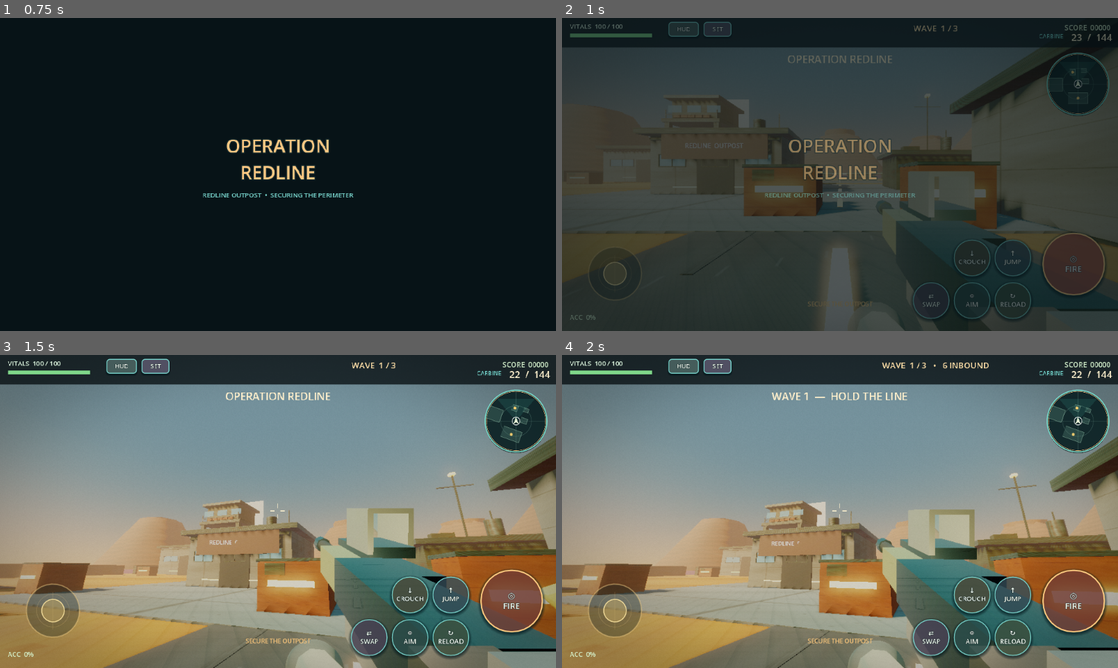
Above: before the commit, frames 1-4 (two rows, left to right).
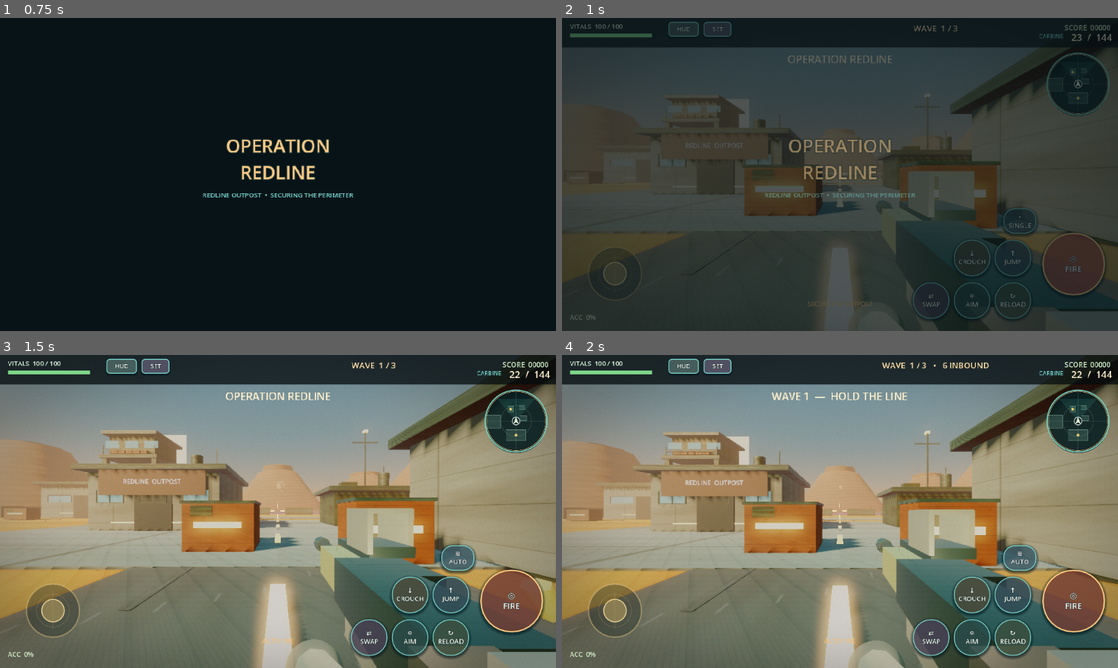
Above: after the commit, the same moments.

Repository: black-glass-dev/2D-Game
Game: Godot game, scene res://scenes/Main.tscn
Two runs of this game, one before a commit and one after it. Both use one fixed random seed, a clock stepped at 60 frames per second and the inputs below.
Inputs (mouse positions are in pixels of both pictures, inside the frame that each line leads up to):
- Up to frame 1 (0.75 s): click "◎ FIRE" at 0.5 s
- Up to frame 2 (1 s): no input
- Up to frame 3 (1.5 s): click (455, 558) at 1.25 s, where only the run after the commit has a clickable "• SINGLE"
- Up to frame 4 (2 s): no input

Frame 1 is identical in both runs. In frame 2, 0.4% of the frame differs, in the area x 31-87%, y 19-71%; in frame 3, 55%, in the area x 0-100%, y 1-100%; in frame 4, 55%.
Error in both runs: Invalid assignment of property or key 'modulate' with value of type 'Color' on a base object of type 'MeshInstance3D'. (res://scripts/weapon_effects.gd:219)

Commit message:
feat: add mobile auto fire and fixed quality tiers
Co-authored-by: arena-agent <297053741+arena-agent@users.noreply.github.com>

Diff:
--- a/scripts/game_settings.gd
+++ b/scripts/game_settings.gd
@@ -5,11 +5,16 @@
 ## layout resets never discard gameplay/preferences.
 const SETTINGS_FILE := "user://operation_redline_settings.cfg"
 const QUALITY_TIERS := ["AUTO", "LOW", "MEDIUM", "HIGH", "ULTRA"]
+const FIRE_MODES := ["SINGLE", "AUTO"]
 
 var look_sensitivity := 1.0
 var aim_assist := true
 var screen_effects := true
 var quality_tier := "AUTO"
+# SINGLE preserves the original tap-to-fire mobile behaviour. AUTO is opt-in
+# and only changes how a held FIRE touch is sampled; weapon ammo/damage remain
+# entirely owned by the existing rifle/pistol scripts.
+var fire_mode := "SINGLE"
 
 func load_from_disk() -> void:
 	var config := ConfigFile.new()
@@ -20,6 +25,8 @@
 	screen_effects = bool(config.get_value("settings", "screen_effects", true))
 	var saved_tier := str(config.get_value("settings", "quality_tier", "AUTO")).to_upper()
 	quality_tier = saved_tier if saved_tier in QUALITY_TIERS else "AUTO"
+	var saved_fire_mode := str(config.get_value("settings", "fire_mode", "SINGLE")).to_upper()
+	fire_mode = saved_fire_mode if saved_fire_mode in FIRE_MODES else "SINGLE"
 
 func save_to_disk() -> void:
 	var config := ConfigFile.new()
@@ -27,11 +34,18 @@
 	config.set_value("settings", "aim_assist", aim_assist)
 	config.set_value("settings", "screen_effects", screen_effects)
 	config.set_value("settings", "quality_tier", quality_tier)
+	config.set_value("settings", "fire_mode", fire_mode)
 	config.save(SETTINGS_FILE)
 
 func cycle_quality_tier() -> void:
 	var current := QUALITY_TIERS.find(quality_tier)
 	quality_tier = QUALITY_TIERS[(current + 1) % QUALITY_TIERS.size()]
+
+func toggle_fire_mode() -> void:
+	fire_mode = "AUTO" if fire_mode == "SINGLE" else "SINGLE"
+
+func uses_adaptive_quality() -> bool:
+	return quality_tier == "AUTO"
 
 func resolved_quality_tier() -> String:
 	if quality_tier != "AUTO":
--- a/scripts/main.gd
+++ b/scripts/main.gd
@@ -7,7 +7,7 @@
 	Vector3(47, 0.15, 3), Vector3(-48, 0.15, 3)
 ]
 const HUD_LAYOUT_FILE := "user://operation_redline_hud.cfg"
-const HUD_KEYS := ["joystick", "fire", "aim", "reload", "jump", "crouch", "swap", "minimap"]
+const HUD_KEYS := ["joystick", "fire", "fire_mode", "aim", "reload", "jump", "crouch", "swap", "minimap"]
 const ADS_GLASS_SHADER := preload("res://assets/shaders/ads_glass.gdshader")
 
 var player: OutpostPlayer
@@ -45,6 +45,8 @@
 var aim_button: Button
 var reload_button: Button
 var fire_button: Button
+var fire_mode_button: Button
+var mobile_fire_held := false
 var jump_button: Button
 var crouch_button: Button
 var swap_button: Button
@@ -73,7 +75,7 @@
 	WorldBuilder.build(self)
 	performance_governor = PerformanceGovernor.new()
 	add_child(performance_governor)
-	performance_governor.configure(self, settings.resolved_quality_tier())
+	performance_governor.configure(self, settings.resolved_quality_tier(), settings.uses_adaptive_quality())
 	player = OutpostPlayer.new()
 	player.position = PLAYER_SPAWN
 	add_child(player)
@@ -125,7 +127,10 @@
 		# Android maps every screen press to a mouse click on some devices. Restrict
 		# desktop auto-fire to non-mobile platforms so only the FIRE control shoots.
 		var desktop_mouse := not OS.has_feature("mobile")
-		if desktop_mouse and Input.is_mouse_button_pressed(MOUSE_BUTTON_LEFT):
+		# Desktop retains its existing held-mouse automatic path. On mobile, the
+		# default SINGLE mode fires once per tap; AUTO samples the same held FIRE
+		# button every frame and weapon cooldowns remain the rate authority.
+		if (desktop_mouse and Input.is_mouse_button_pressed(MOUSE_BUTTON_LEFT)) or (settings.fire_mode == "AUTO" and mobile_fire_held):
 			_fire()
 		_set_aim_state(touch_aim or (desktop_mouse and Input.is_mouse_button_pressed(MOUSE_BUTTON_RIGHT)))
 	_update_respawn(delta)
@@ -174,6 +179,23 @@
 	if active_weapon.has_method("try_fire") and active_weapon.try_fire(player.camera):
 		shots += 1
 		_update_accuracy()
+
+func _on_mobile_fire_down() -> void:
+	mobile_fire_held = true
+	# Both modes answer immediately. AUTO continues on _process while the touch
+	# remains held; SINGLE deliberately stops after this one existing shot.
+	_fire()
+
+func _on_mobile_fire_up() -> void:
+	mobile_fire_held = false
+
+func _toggle_fire_mode() -> void:
+	settings.toggle_fire_mode()
+	mobile_fire_held = false
+	if fire_mode_button != null:
+		fire_mode_button.text = _button_display_text(settings.fire_mode)
+	_set_status("AUTO FIRE" if settings.fire_mode == "AUTO" else "SINGLE FIRE")
+	settings.save_to_disk()
 
 func _update_movement_stick(direction: Vector2, active: bool) -> void:
 	if movement_stick != null:
@@ -503,12 +525,16 @@
 	# First-launch action controls are compact, circular and deliberately spaced
 	# as a right-thumb cluster. Saved player layouts retain their own dimensions.
 	fire_button = _button("FIRE", Vector2.ZERO, Vector2(144, 144), Control.PRESET_TOP_LEFT, Color("a94f3f"), controls_root)
+	fire_mode_button = _button(settings.fire_mode, Vector2.ZERO, Vector2(76, 54), Control.PRESET_TOP_LEFT, Color("45616a"), controls_root)
+	fire_mode_button.name = "Fire mode selector"
 	reload_button = _button("RELOAD", Vector2.ZERO, Vector2(84, 84), Control.PRESET_TOP_LEFT, Color("596b4e"), controls_root)
 	aim_button = _button("AIM", Vector2.ZERO, Vector2(84, 84), Control.PRESET_TOP_LEFT, Color("3d6661"), controls_root)
 	jump_button = _button("JUMP", Vector2.ZERO, Vector2(84, 84), Control.PRESET_TOP_LEFT, Color("4a6370"), controls_root)
 	crouch_button = _button("CROUCH", Vector2.ZERO, Vector2(84, 84), Control.PRESET_TOP_LEFT, Color("6e5f43"), controls_root)
 	swap_button = _button("SWAP", Vector2.ZERO, Vector2(84, 84), Control.PRESET_TOP_LEFT, Color("67556f"), controls_root)
-	fire_button.button_down.connect(_fire)
+	fire_button.button_down.connect(_on_mobile_fire_down)
+	fire_button.button_up.connect(_on_mobile_fire_up)
+	fire_mode_button.pressed.connect(_toggle_fire_mode)
 	reload_button.pressed.connect(_reload_active_weapon)
 	aim_button.pressed.connect(_toggle_aim)
 	jump_button.button_down.connect(_on_jump_button_down)
@@ -518,6 +544,7 @@
 	adjustable_controls = {
 		"joystick": movement_stick,
 		"fire": fire_button,
+		"fire_mode": fire_mode_button,
 		"aim": aim_button,
 		"reload": reload_button,
 		"jump": jump_button,
@@ -699,15 +726,20 @@
 	if pistol != null:
 		pistol.set_aim_assist_enabled(settings.aim_assist)
 		pistol.set_effects_enabled(settings.screen_effects)
+	if fire_mode_button != null:
+		fire_mode_button.text = _button_display_text(settings.fire_mode)
 	if performance_governor != null:
 		performance_governor.set_effects_requested(settings.screen_effects)
-		performance_governor.set_quality_tier(settings.resolved_quality_tier())
+		# LOW/MEDIUM/HIGH/ULTRA are fixed, player-selected presentation tiers.
+		# Only AUTO may invoke the governor's temporary pressure fallback.
+		performance_governor.set_quality_tier(settings.resolved_quality_tier(), settings.uses_adaptive_quality())
 	_update_settings_summary()
 
 func _update_settings_summary() -> void:
 	if settings_summary != null:
 		var active_tier := performance_governor.display_tier() if performance_governor != null else settings.resolved_quality_tier()
-		settings_summary.text = "LOOK  %.0f%%   •   ASSIST  %s   •   EFFECTS  %s\nQUALITY  %s → %s" % [settings.look_sensitivity * 100.0, "ON" if settings.aim_assist else "OFF", "ON" if settings.screen_effects else "OFF", settings.quality_tier, active_tier]
+		var quality_line := "QUALITY  %s  --  %s" % [settings.quality_tier, active_tier]
+		settings_summary.text = "LOOK  %.0f%%   •   ASSIST  %s   •   EFFECTS  %s\n%s" % [settings.look_sensitivity * 100.0, "ON" if settings.aim_assist else "OFF", "ON" if settings.screen_effects else "OFF", quality_line]
 
 func _build_hud_editor() -> void:
 	editor_surface = Control.new()
@@ -782,6 +814,9 @@
 	# the device canvas. This removes the former SWAP/CROUCH ambiguity.
 	_set_control_rect("joystick", Vector2(34, screen.y - 220), Vector2(176, 176))
 	_set_control_rect("fire", Vector2(screen.x - 174, screen.y - 226), Vector2(144, 144))
+	# Mode switch occupies the gap above-left of FIRE. It never steals the FIRE
+	# hit target and is persisted like the existing mobile controls.
+	_set_control_rect("fire_mode", Vector2(screen.x - 264, screen.y - 282), Vector2(76, 54))
 	_set_control_rect("aim", Vector2(screen.x - 378, screen.y - 112), Vector2(84, 84))
 	_set_control_rect("reload", Vector2(screen.x - 284, screen.y - 112), Vector2(84, 84))
 	_set_control_rect("jump", Vector2(screen.x - 284, screen.y - 210), Vector2(84, 84))
@@ -1023,6 +1058,10 @@
 		"CROUCH":
 			return "↓\nCROUCH"
 		"SWAP":
-			return "⇄\nSWAP"
+				return "⇄\nSWAP"
+		"SINGLE":
+				return "•\nSINGLE"
+		"AUTO":
+				return "≋\nAUTO"
 		_:
-			return text_value
+				return text_value
--- a/scripts/performance_governor.gd
+++ b/scripts/performance_governor.gd
@@ -1,9 +1,9 @@
 class_name PerformanceGovernor
 extends Node
 
-## Presentation-only adaptive governor. It never changes simulation, controls or
-## waves. Tier defines the initial render budget; sustained pressure can lower
-## 3D scale and expensive lights/shadows after two seconds, then restore safely.
+## Presentation-only governor. Manual LOW/MEDIUM/HIGH/ULTRA selections are
+## locked exactly as selected; only AUTO may reduce presentation after sustained
+## frame pressure. Simulation, controls, waves, damage and ammo are untouched.
 const SAMPLE_INTERVAL := 1.0
 const REDUCE_AFTER := 2.0
 const RESTORE_AFTER := 7.0
@@ -12,34 +12,40 @@
 var effects_requested := true
 var requested_tier := "HIGH"
 var resolved_tier := "HIGH"
+var adaptive_enabled := false
 var adaptive_reduced := false
 var sample_left := SAMPLE_INTERVAL
 var low_fps_time := 0.0
 var high_fps_time := 0.0
 
-func configure(root: Node3D, tier := "HIGH") -> void:
+func configure(root: Node3D, tier := "HIGH", allow_adaptive := false) -> void:
 	world_root = root
 	requested_tier = tier
 	resolved_tier = tier
+	adaptive_enabled = allow_adaptive
 	_apply_presentation()
 
 func set_effects_requested(enabled: bool) -> void:
 	effects_requested = enabled
 	_apply_presentation()
 
-func set_quality_tier(tier: String) -> void:
+func set_quality_tier(tier: String, allow_adaptive := false) -> void:
 	requested_tier = tier
 	resolved_tier = tier
+	adaptive_enabled = allow_adaptive
 	adaptive_reduced = false
 	low_fps_time = 0.0
 	high_fps_time = 0.0
+	sample_left = SAMPLE_INTERVAL
 	_apply_presentation()
 
 func display_tier() -> String:
-	return resolved_tier + (" • ADAPT" if adaptive_reduced else "")
+	if not adaptive_enabled:
+		return resolved_tier
+	return resolved_tier + (" • OPTIMIZING" if adaptive_reduced else " • ADAPTIVE")
 
 func _process(delta: float) -> void:
-	if world_root == null:
+	if world_root == null or not adaptive_enabled:
 		return
 	sample_left -= delta
 	if sample_left > 0.0:
@@ -74,11 +80,13 @@
 		viewport.scaling_3d_scale = _render_scale()
 
 func _render_scale() -> float:
+	# Fixed manual tiers are predictable and visibly distinct. AUTO begins at
+	# the detected tier, then is the only path permitted to shed 3D scale.
 	var scale_by_tier := {
 		"LOW": .68,
-		"MEDIUM": .80,
-		"HIGH": .92,
+		"MEDIUM": .75,
+		"HIGH": .90,
 		"ULTRA": 1.0,
 	}
-	var scale_value := float(scale_by_tier.get(resolved_tier, .92))
-	return maxf(.62, scale_value - (.12 if adaptive_reduced else 0.0))
+	var scale_value := float(scale_by_tier.get(resolved_tier, .90))
+	return maxf(.60, scale_value - (.10 if adaptive_reduced else 0.0))
--- a/scripts/world_builder.gd
+++ b/scripts/world_builder.gd
@@ -48,23 +48,63 @@
 	_build_atmosphere_particles(root)
 
 static func set_presentation_quality(root: Node3D, effects_enabled: bool, adaptive_reduced: bool, quality_tier := "HIGH") -> void:
-	var high_quality := quality_tier == "HIGH" or quality_tier == "ULTRA"
+	# A manual tier is a direct visual contract, not an alias for adaptive mode.
+	# AUTO may call this again with adaptive_reduced=true; LOW/MEDIUM/HIGH/ULTRA
+	# always retain the exact budget selected in the settings panel.
+	var tier := quality_tier.to_upper()
+	var high_quality := tier == "HIGH" or tier == "ULTRA"
+	var ultra_quality := tier == "ULTRA"
+	var medium_or_better := tier != "LOW"
+	root.set_meta("redline_quality_tier", tier)
+	root.set_meta("redline_effects_enabled", effects_enabled)
+	root.set_meta("redline_adaptive_reduced", adaptive_reduced)
 	var environment_node := root.get_node_or_null("Dusty sunset environment") as WorldEnvironment
 	if environment_node != null and environment_node.environment != null:
 		var environment := environment_node.environment
-		environment.glow_enabled = effects_enabled and not adaptive_reduced and quality_tier != "LOW"
-		environment.glow_intensity = 0.88 if quality_tier == "ULTRA" else 0.70
-		environment.fog_density = 0.0080 if adaptive_reduced else (0.0061 if high_quality else 0.0052)
-		environment.ssao_enabled = high_quality and not adaptive_reduced
+		environment.glow_enabled = effects_enabled and high_quality and not adaptive_reduced
+		environment.glow_intensity = 0.90 if ultra_quality else 0.66
+		environment.glow_strength = 1.02 if ultra_quality else 0.78
+		environment.ssao_enabled = effects_enabled and high_quality and not adaptive_reduced
+		environment.ssao_radius = 1.65 if ultra_quality else 1.25
+		environment.ssao_intensity = 1.7 if ultra_quality else 1.32
+		var fog_by_tier := {"LOW": 0.0046, "MEDIUM": 0.0052, "HIGH": 0.0061, "ULTRA": 0.0066}
+		environment.fog_density = 0.0080 if adaptive_reduced else float(fog_by_tier.get(tier, 0.0061))
 		environment.adjustment_saturation = 1.06 if effects_enabled else 1.0
 	var sun := root.get_node_or_null("Low desert sun") as DirectionalLight3D
 	if sun != null:
-		sun.shadow_enabled = quality_tier != "LOW" and not adaptive_reduced
-		sun.directional_shadow_max_distance = 72.0 if quality_tier == "ULTRA" else (52.0 if high_quality else 32.0)
+		sun.shadow_enabled = medium_or_better and not adaptive_reduced
+		sun.directional_shadow_max_distance = 70.0 if ultra_quality else (48.0 if high_quality else 28.0)
+		sun.light_angular_distance = 0.85 if ultra_quality else 1.15
 	var dust := root.get_node_or_null("Ambient dust motes") as GPUParticles3D
 	if dust != null:
-		dust.emitting = effects_enabled and quality_tier != "LOW"
-	_apply_cinematic_quality(root, effects_enabled, adaptive_reduced, quality_tier)
+		var dust_amounts := {"LOW": 0, "MEDIUM": 72, "HIGH": 170, "ULTRA": 250}
+		dust.amount = int(dust_amounts.get(tier, 170))
+		dust.emitting = effects_enabled and tier != "LOW" and not adaptive_reduced
+	var embers := root.get_node_or_null("Distant embers") as GPUParticles3D
+	if embers != null and (tier == "LOW" or adaptive_reduced or not effects_enabled):
+		embers.emitting = false
+	_apply_lamp_budget(root, tier, effects_enabled, adaptive_reduced)
+	_apply_scatter_budget(root, tier, adaptive_reduced)
+	_apply_cinematic_quality(root, effects_enabled, adaptive_reduced, tier)
+
+static func _apply_lamp_budget(root: Node3D, tier: String, effects_enabled: bool, adaptive_reduced: bool) -> void:
+	var budget_by_tier := {"LOW": 0, "MEDIUM": 3, "HIGH": 5, "ULTRA": 6}
+	var budget := 0 if adaptive_reduced or not effects_enabled else int(budget_by_tier.get(tier, 5))
+	for lamp_node in root.get_tree().get_nodes_in_group("redline_quality_lamps"):
+		var lamp := lamp_node as OmniLight3D
+		if lamp == null:
+			continue
+		var rank := int(lamp.get_meta("quality_rank", 0))
+		lamp.light_energy = float(lamp.get_meta("base_energy", 1.35)) if rank < budget else 0.0
+
+static func _apply_scatter_budget(root: Node3D, tier: String, adaptive_reduced: bool) -> void:
+	var budget_by_tier := {"LOW": 24, "MEDIUM": 52, "HIGH": 86, "ULTRA": 112}
+	var budget := 18 if adaptive_reduced else int(budget_by_tier.get(tier, 86))
+	for scatter_node in root.get_tree().get_nodes_in_group("redline_quality_scatter"):
+		var mesh := scatter_node as MeshInstance3D
+		if mesh == null:
+			continue
+		mesh.visible = int(mesh.get_meta("quality_rank", 0)) < budget
 
 static func set_wave_atmosphere(root: Node3D, wave_number: int) -> void:
 	var env_node := root.get_node_or_null("Dusty sunset environment") as WorldEnvironment
@@ -80,13 +120,19 @@
 	tween.tween_property(env, "fog_density", fog_targets[wave - 1], 2.2)
 	tween.tween_property(env, "fog_light_color", colors[wave - 1], 2.2)
 	tween.tween_property(env, "tonemap_exposure", exposure_targets[wave - 1], 2.2)
+	var tier := str(root.get_meta("redline_quality_tier", "HIGH"))
+	var effects_enabled := bool(root.get_meta("redline_effects_enabled", true))
+	var adaptive_reduced := bool(root.get_meta("redline_adaptive_reduced", false))
+	var particle_multiplier := {"LOW": 0.0, "MEDIUM": .42, "HIGH": .78, "ULTRA": 1.0}
+	var multiplier := float(particle_multiplier.get(tier, .78)) * (.32 if adaptive_reduced else 1.0)
 	var dust := root.get_node_or_null("Ambient dust motes") as GPUParticles3D
 	if dust != null:
-		dust.amount = 120 + wave * 70
+		dust.amount = int((120 + wave * 70) * multiplier)
+		dust.emitting = effects_enabled and tier != "LOW" and not adaptive_reduced
 	var embers := root.get_node_or_null("Distant embers") as GPUParticles3D
 	if embers != null:
-		embers.emitting = wave >= 2
-		embers.amount = 18 * wave
+		embers.emitting = effects_enabled and tier != "LOW" and not adaptive_reduced and wave >= 2
+		embers.amount = int(18 * wave * multiplier)
 
 static func _build_cinematic_presentation(root: Node3D) -> void:
 	# Layer zero grades only the rendered world. The layer-one tactical HUD stays
@@ -392,6 +438,8 @@
 		stone.material_override = rock
 		stone.position = Vector3(x, _terrain_height(x, z) + scale * 0.25, z)
 		stone.rotation_degrees = Vector3(0, float(index * 31 % 360), float(index * 17 % 18) - 9.0)
+		stone.add_to_group("redline_quality_scatter")
+		stone.set_meta("quality_rank", index)
 		root.add_child(stone)
 	for position in [Vector3(-43, .48, 8), Vector3(-42, .48, 19), Vector3(31, .48, -20), Vector3(37, .48, -35), Vector3(6, .48, 39)]:
 		_cylinder(root, "Oil drum", position, 0.36, 0.92, 10, olive)
@@ -435,8 +483,9 @@
 		_box(root, "Windblown scrap decal", position, Vector3(1.45, .028, .72), asphalt, false, false)
 
 static func _build_lamps(root: Node3D, metal: Material, glow: Material) -> void:
-	for position in [Vector3(-13, 3.5, -14), Vector3(13, 3.5, -14), Vector3(-23, 3.5, 11), Vector3(22, 3.5, 15), Vector3(-35, 3.5, 14), Vector3(36, 3.5, -27), Vector3(0, 3.5, 36)]:
-		_lamp(root, position, metal, glow)
+	var lamp_positions := [Vector3(-13, 3.5, -14), Vector3(13, 3.5, -14), Vector3(-23, 3.5, 11), Vector3(22, 3.5, 15), Vector3(-35, 3.5, 14), Vector3(36, 3.5, -27), Vector3(0, 3.5, 36)]
+	for index in range(lamp_positions.size()):
+		_lamp(root, lamp_positions[index], metal, glow, index)
 	for z in range(-45, 48, 7):
 		_box(root, "Road guide light", Vector3(0, .24, z), Vector3(.24, .035, 2.6), glow, false)
 
@@ -581,7 +630,7 @@
 	visual.cast_shadow = GeometryInstance3D.SHADOW_CASTING_SETTING_ON
 	parent.add_child(visual)
 
-static func _lamp(parent: Node3D, position_value: Vector3, pole_material: Material, glow_material: Material) -> void:
+static func _lamp(parent: Node3D, position_value: Vector3, pole_material: Material, glow_material: Material, quality_rank: int) -> void:
 	_box(parent, "Lamp pole", position_value + Vector3(0, -1.6, 0), Vector3(.16, 3.3, .16), pole_material)
 	_box(parent, "Lamp fixture", position_value, Vector3(.9, .20, .9), glow_material, false)
 	var light := OmniLight3D.new()
@@ -591,6 +640,9 @@
 	light.light_energy = 1.35
 	light.omni_range = 7.5
 	light.omni_attenuation = 1.8
+	light.add_to_group("redline_quality_lamps")
+	light.set_meta("quality_rank", quality_rank)
+	light.set_meta("base_energy", 1.35)
 	parent.add_child(light)
 
 static func _add_sign(root: Node3D) -> void:
